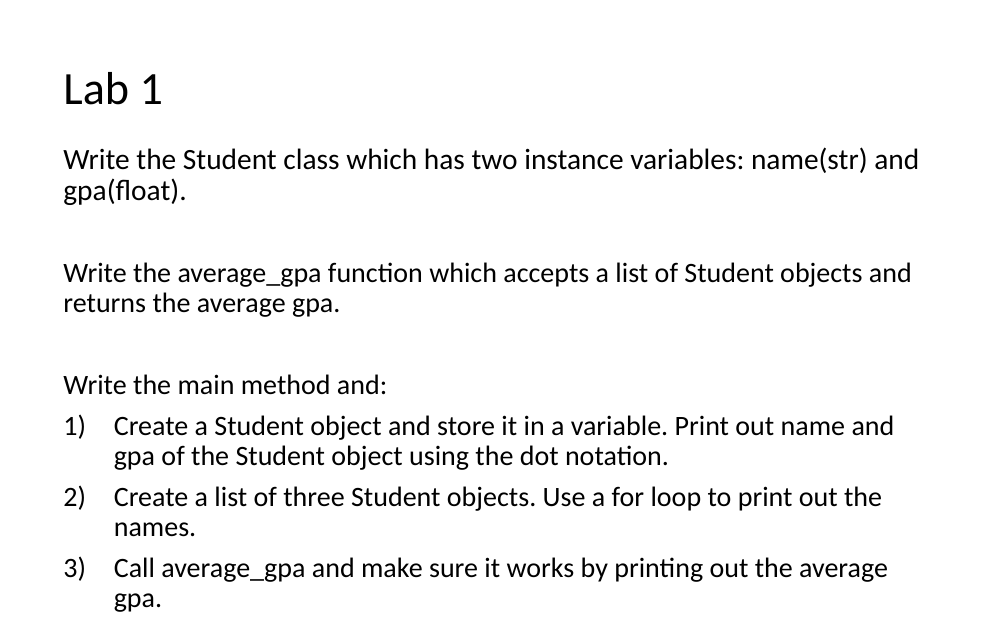
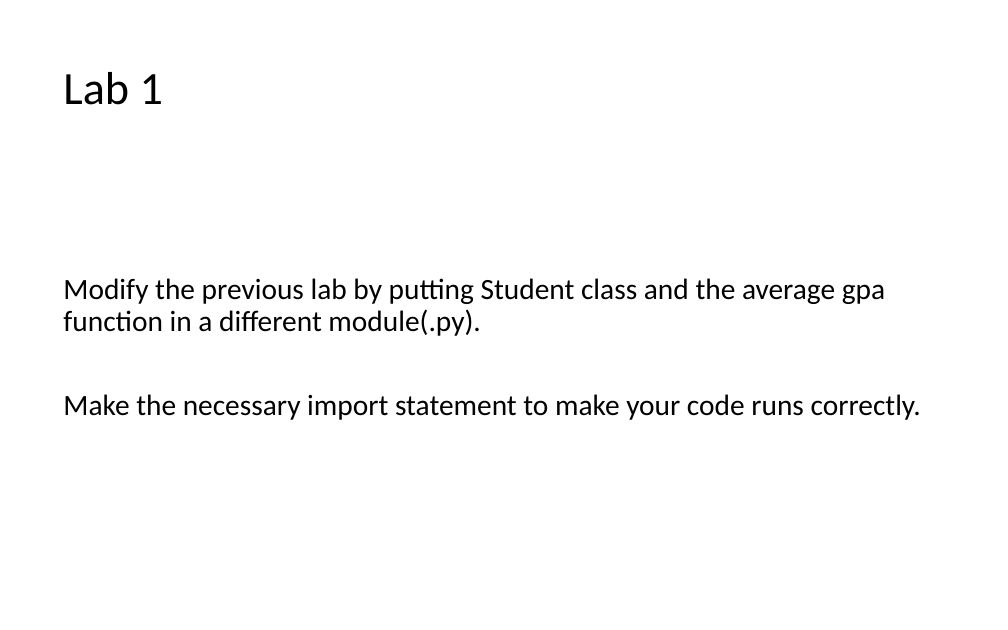
Before and after one commit to LongBaoNguyen/longbaonguyen.github.io, a slide deck: slide 32 of courses/apcsp/lect9.pptx. Drawn at 1008x630 pixels with LibreOffice and Linux fonts; fonts in the diff are those of the drawing. Boxes give left, top, right and bottom in pixels: in the first picture for what was removed or moved away, otherwise in the second. Text is boxed around its words. In the diff, an @@ line names an element or a change of style, - is before the commit and + after.

```diff
--- a/courses/apcsp/lect9.pptx
+++ b/courses/apcsp/lect9.pptx
@@ text at <box>63,278,921,420</box>: text changed; size 20 to 21 pt @@
-Write the Student class which has two instance variables: name(str) and gpa(float).
-Write the average_gpa function which accepts a list of Student objects and returns the average gpa.
-Write the main method and:
-1) Create a Student object and store it in a variable. Print out name and gpa of the Student object using the dot notation.
-2) Create a list of three Student objects. Use a for loop to print out the names.
-3) Call average_gpa and make sure it works by printing out the average gpa.
+Modify the previous lab by putting Student class and the average gpa function in a different module(.py).
+Make the necessary import statement to make your code runs correctly.
```
Also in this commit, not shown: 3 other files.
